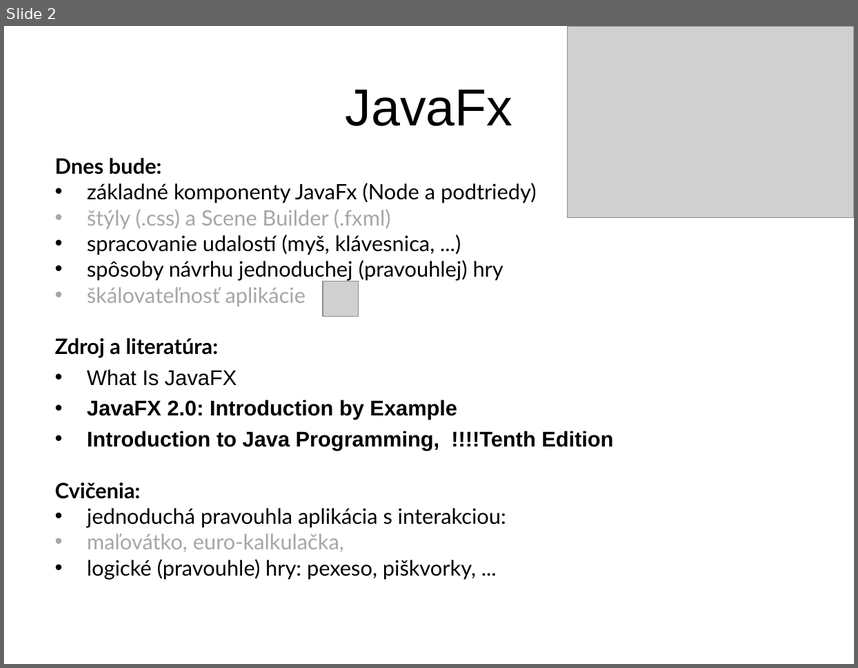
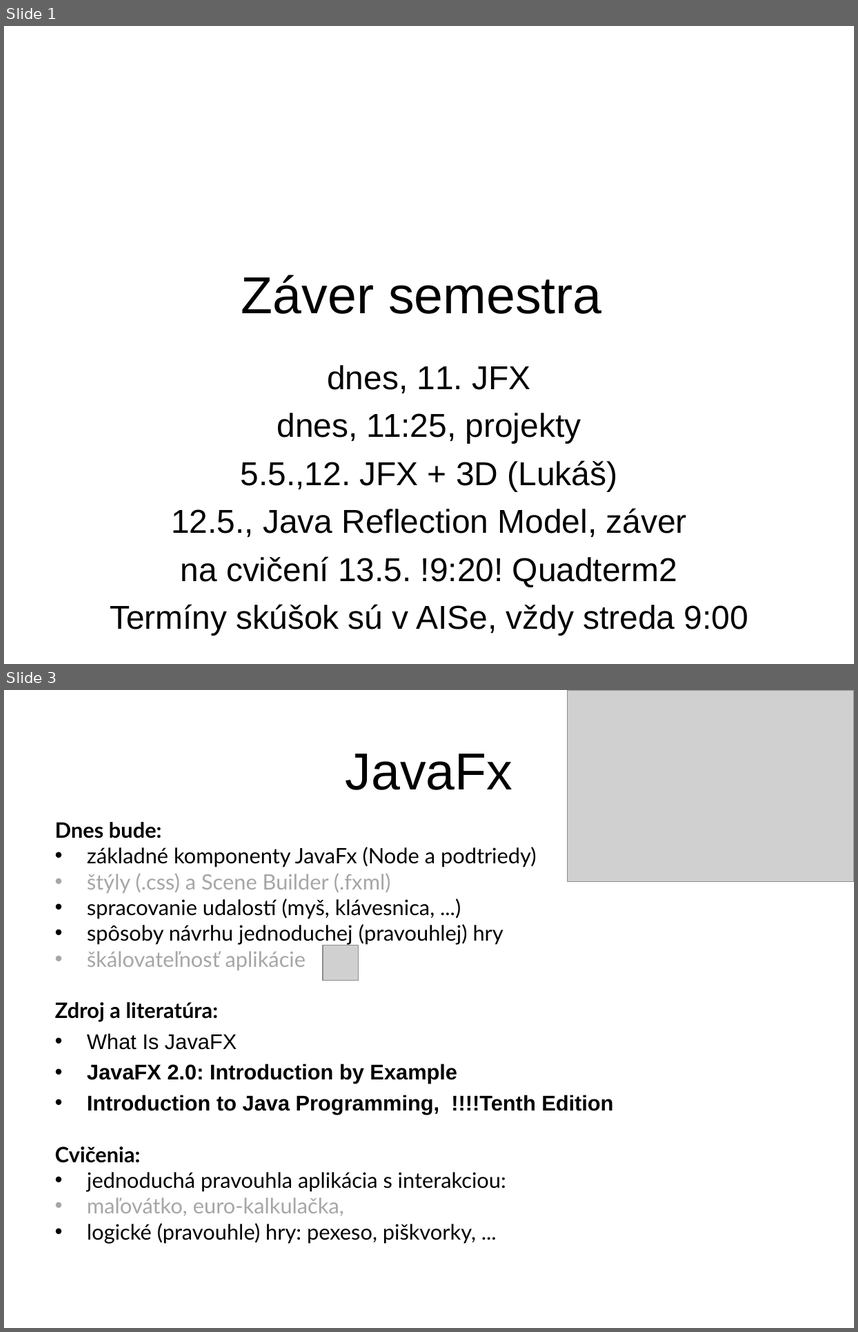
Before and after one commit to Programovanie4/Prednasky, a slide deck: 11/11_java.ppt. Shown one above the other, each under a label of ours: slide 2 before the commit, slides 1 and 3 after it; the slides between them are not shown. The pictures are 858x668 and 858x1332 pixels, drawn with LibreOffice and Linux fonts; fonts in the diff are those of the drawing; grey boxes stand for pictures. Boxes give left, top, right and bottom in pixels: in the first picture for what was removed or moved away, otherwise in the second. Text is boxed around its words. In the diff, an @@ line names an element or a change of style, - is before the commit and + after.

```diff
--- a/11/11_java.ppt
+++ b/11/11_java.ppt
@@ slide 1 added at (4, 26, 854, 664), background #FFFFFF @@
@@ title added at (241, 274, 602, 314), 44 pt, text #000000 @@
+Záver semestra
@@ subtitle added at (110, 365, 749, 635), 28 pt, text #000000 @@
+dnes, 11. JFX
+dnes, 11:25, projekty
+5.5.,12. JFX + 3D (Lukáš)
+12.5., Java Reflection Model, záver
+na cvičení 13.5. !9:20! Quadterm2
+Termíny skúšok sú v AISe, vždy streda 9:00
@@ what was slide 2 is now slide 3 @@
```
Also in this commit, not shown: 1 slide changed, 1 other file.
